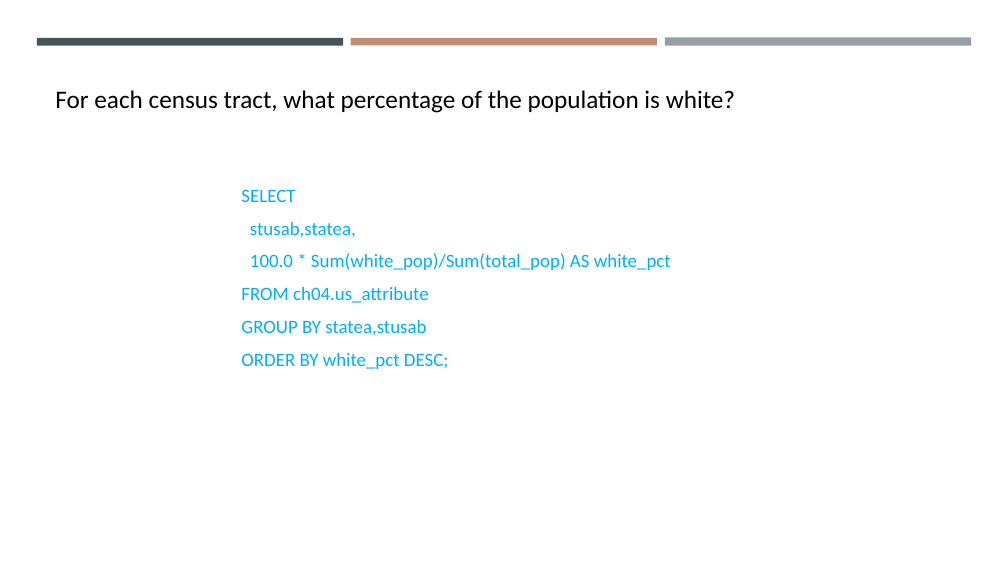
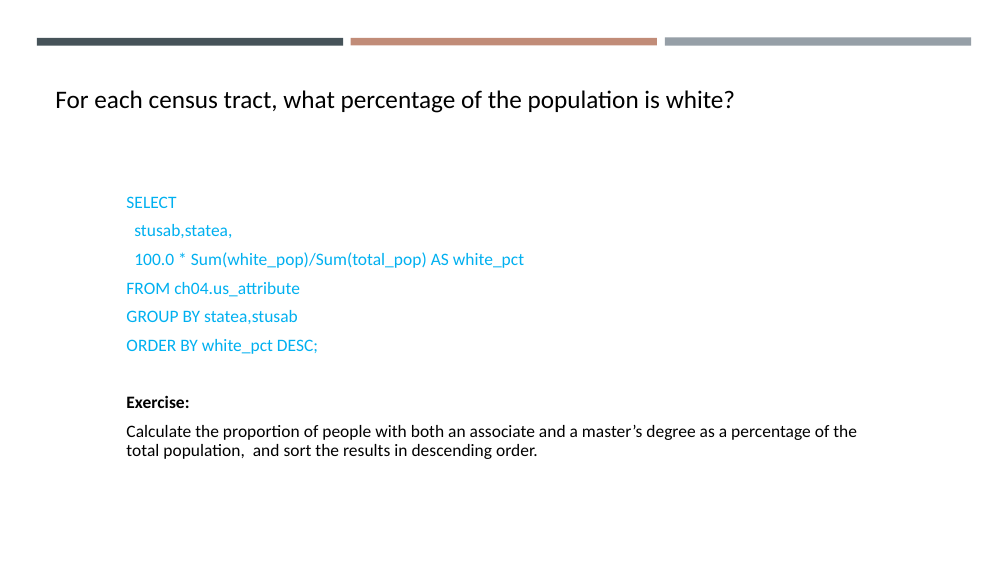
Before and after one commit to gisynw/ssj-376, a slide deck: slide 36 of docs/Lectures/Week04/Week04_SimpleSQL.pptx (slide 30 before the commit). Drawn at 1008x567 pixels with LibreOffice and Linux fonts; fonts in the diff are those of the drawing. Boxes give left, top, right and bottom in pixels: in the first picture for what was removed or moved away, otherwise in the second. Text is boxed around its words. In the diff, an @@ line names an element or a change of style, - is before the commit and + after.

```diff
--- a/docs/Lectures/Week04/Week04_SimpleSQL.pptx
+++ b/docs/Lectures/Week04/Week04_SimpleSQL.pptx
@@ text "SELECT": place and size @@
-text "SELECT" at (241,189,671,369)
+text "SELECT" at (126,196,857,459)
@@ text at (126,196,524,354): size 18 to 16.6 pt in "SELECT", "stusab,statea,", "100.0 * Sum(white_pop)/Sum(total_pop) AS white_pct", "FROM ch04.us_attribute" and 2 more places; line spacing 1 to 0.9 @@
@@ text at (126,395,857,459): paragraphs added @@
+Exercise:
+Calculate the proportion of people with both an associate and a master’s degree as a percentage of the total population, and sort the results in descending order.
```
Also in this commit, not shown: 10 other slides changed, 12 slides added, 2 other files.
